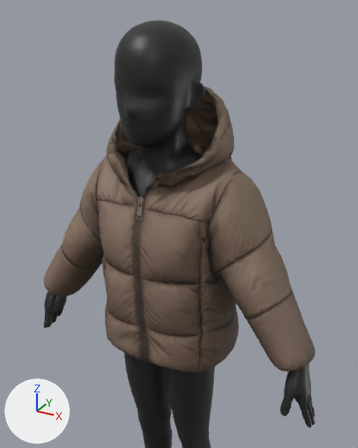
The glTF model kidcoat.glb, before and after one commit.
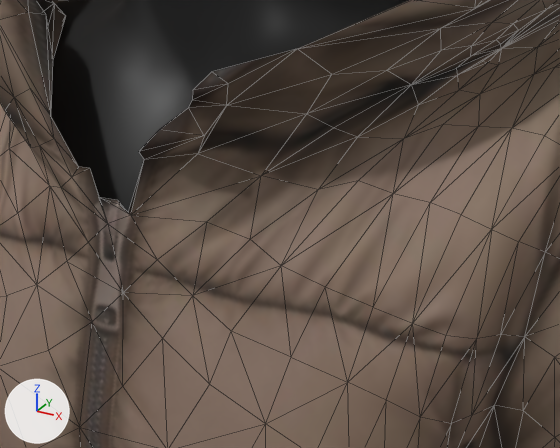
Old and new are each drawn from a 50 mm lens placed at (0.5, -0.84, 1.364), pointed at (0.021, 0.031, 0.929) and again close up from a 50 mm lens placed at (0.171, -0.276, 1.128), pointed at (0.062, -0.077, 1.028). Lighting does not change. The marker at lower left points along +X, +Y and +Z. The first two pictures are the older version. The close-ups show mesh edges as thin lines. Where no turn or scale is listed for an object, it has been applied to the vertices. Vertices at exactly the same position are counted once.

Script lines for the objects in view, before the commit:
```python
ob_mannequin_kid = bpy.data.objects.new('Mannequin_Kid', me_mannequin_kid_001)
ob_mannequin_kid.location = (0.6393, -0.0014, 0.0004)
ob_ozark_primarycleanup_001 = bpy.data.objects.new('Ozark_PrimaryCleanup.001', me_mesh_001)
ob_ozark_primarycleanup_001.location = (0.0039, 0.0264, 0.9215)
```
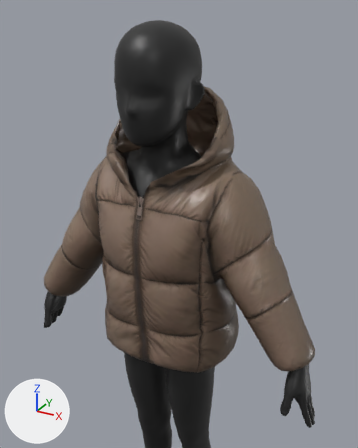
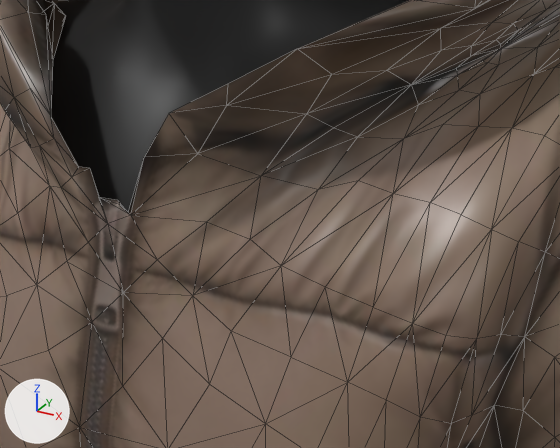
Patch to the scene script:
```diff
--- a/kidcoat.glb.py
+++ b/kidcoat.glb.py
@@ mat_model_mat_003 @@
 mat_model_mat_003 = bpy.data.materials.new('Model_Mat.003')
-# nodes: BsdfPrincipled, Math, NormalMap, OutputMaterial, SeparateColor, TexImage x3
+# nodes: BsdfPrincipled, NormalMap, OutputMaterial, TexImage x2
 # uses the picture img_basecolor
 # uses the picture img_normal
-# uses the picture img_orm
@@ me_mesh_001 @@
 # used by ob_ozark_primarycleanup_001; location = (0.0039, 0.0264, 0.9215)
-me_mesh_001.from_pydata(...)  # 1796 vertices, 3508 faces; spans x -0.347..0.345, y -0.144..0.126, z -0.294..0.297
+me_mesh_001.from_pydata(...)  # 1790 vertices, 3500 faces; spans x -0.347..0.345, y -0.144..0.126, z -0.294..0.297
+# me_mesh_001 part 1
+# 8 vertices are removed from x 0.008..0.037, y -0.113..-0.104, z 0.121..0.154
+# 13 faces are deleted
+# 2 vertices are added at (0.024, -0.113, 0.141), (0.008, -0.107, 0.122)
+# 5 new faces join them
 me_mesh_001.materials.append(mat_model_mat_003)
```

Pixel boxes (x1, y1, x2, y2) of what changed, in the close-ups (560 x 448 px):
'Ozark_PrimaryCleanup.001', surface changed, reshaped
    both: (0, 0, 560, 448)
part 1 of me_mesh_001, cut back
    before: (128, 49, 296, 215)
    after: (128, 84, 228, 215)
